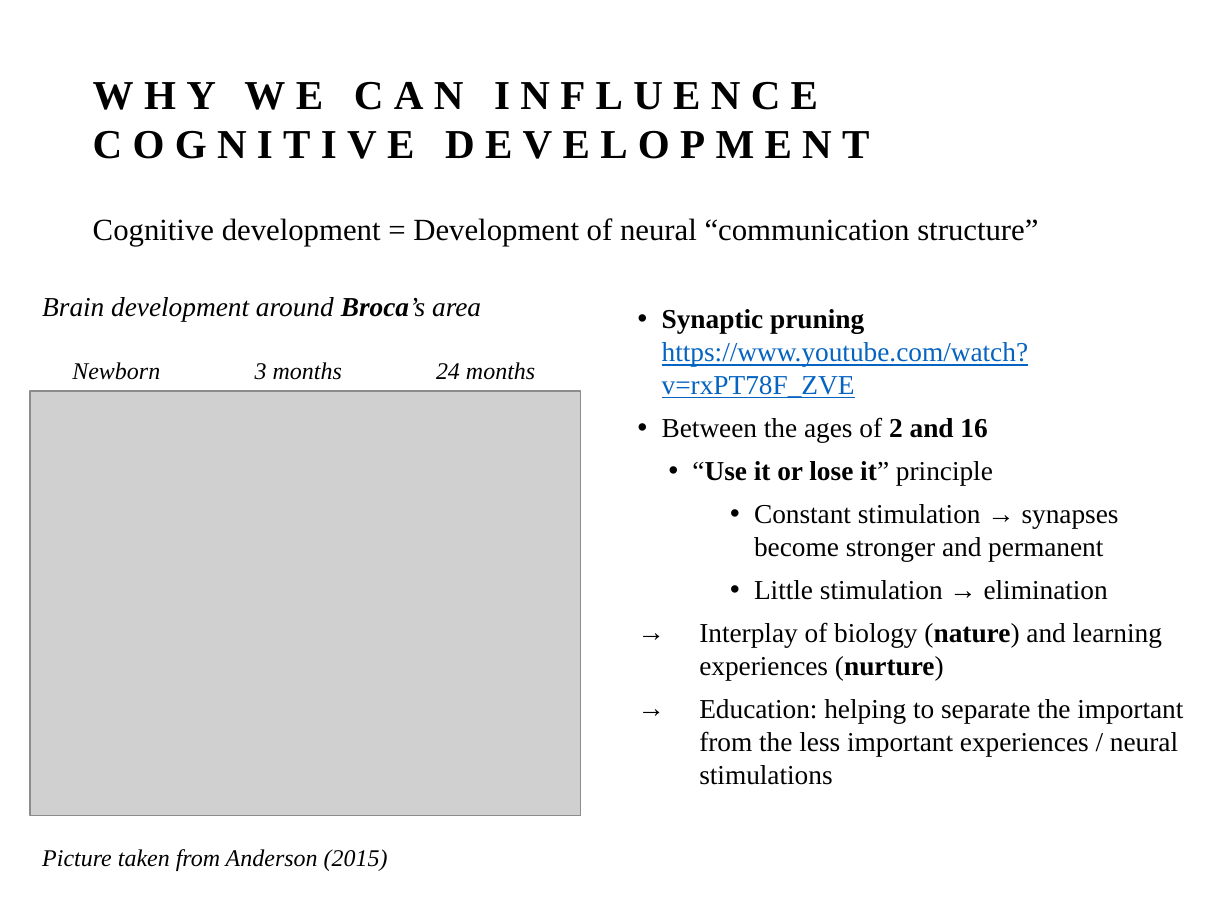
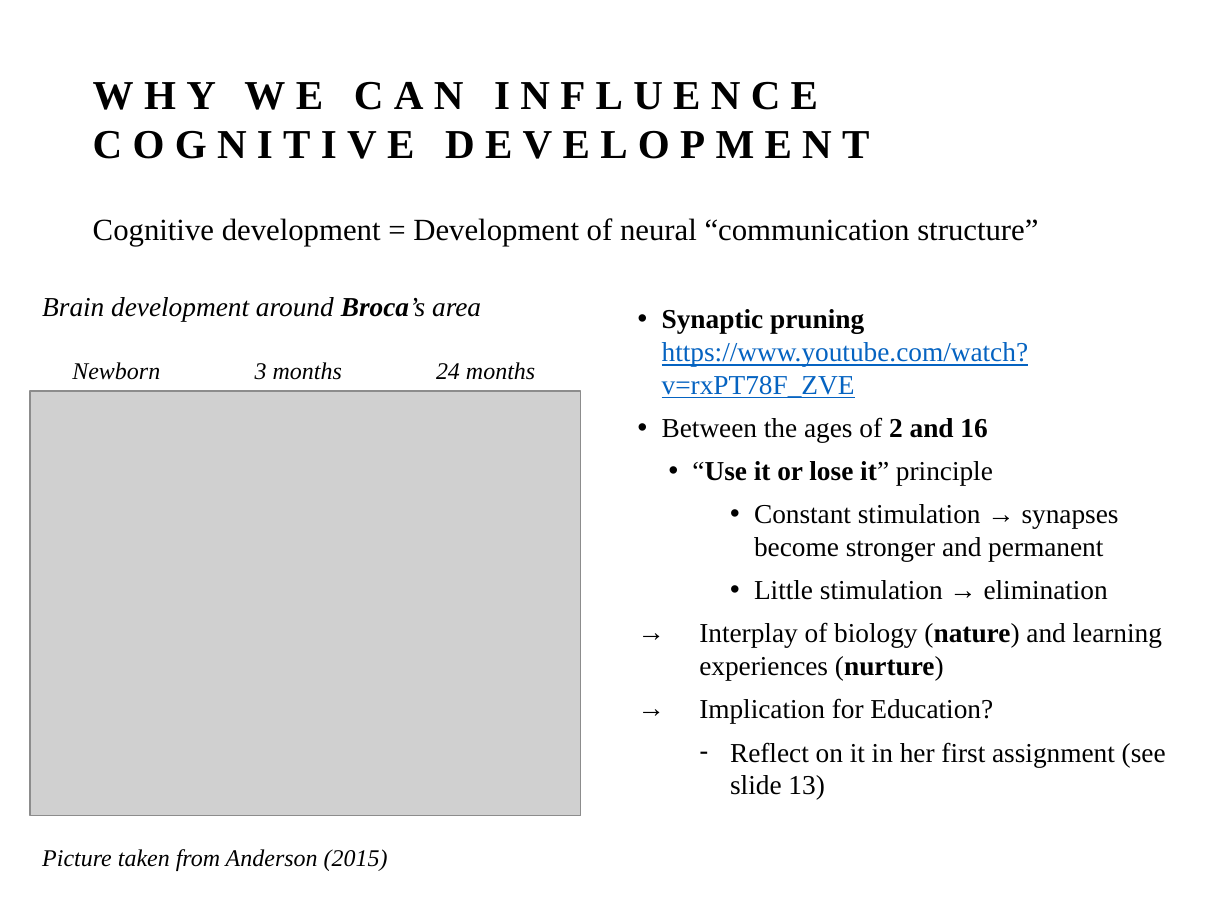
Before and after one commit to seasense/seasense.github.io, a slide deck: slide 11 of cogDev/Unit_0_slides_CogniDev.pptx. Drawn at 1232x924 pixels with LibreOffice and Linux fonts; fonts in the diff are those of the drawing; grey boxes stand for pictures. Boxes give left, top, right and bottom in pixels: in the first picture for what was removed or moved away, otherwise in the second. Text is boxed around its words. In the diff, an @@ line names an element or a change of style, - is before the commit and + after.

Commit message:
update slides

```diff
--- a/cogDev/Unit_0_slides_CogniDev.pptx
+++ b/cogDev/Unit_0_slides_CogniDev.pptx
@@ text at (699,698,1166,800): text changed @@
-→ Education: helping to separate the important from the less important experiences / neural stimulations
+→ Implication for Education?
+  – Reflect on it in her first assignment (see slide 13)
```
Also in this commit, not shown: 2 other slides changed, 6 other files.
